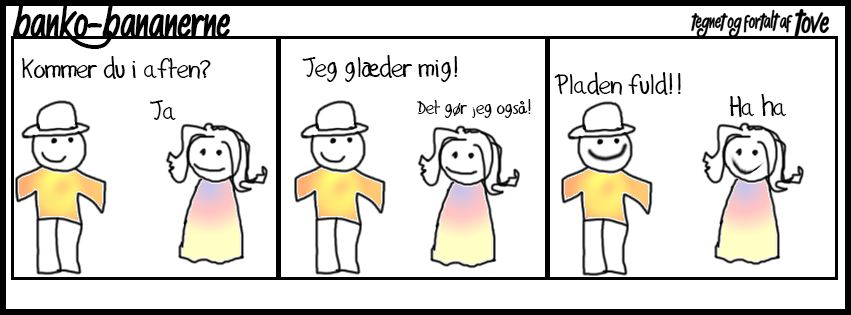
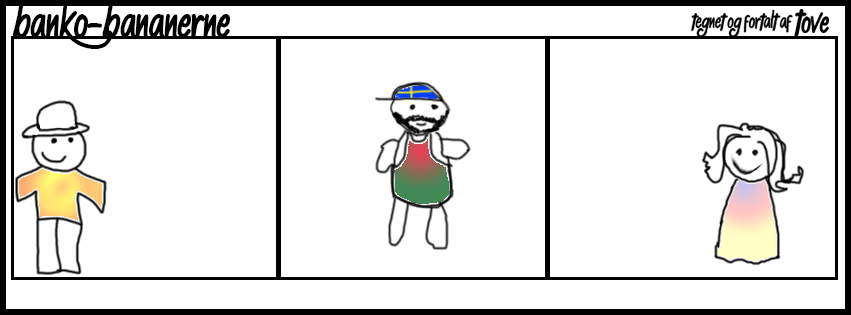
Layer changes from the first 851px x 315px image to the second:
removed layer "Layer 3" over [293, 99, 387, 276]
removed layer "Layer 6" over [560, 101, 653, 277]
renamed "Layer 4" to "Ahmed", moved it above "Leif", painted on it over [373, 66, 520, 269]
removed layer "Lise" over [165, 121, 268, 266]
removed layer "Ja" over [150, 100, 176, 120]
removed layer "Kommer du i aften?" over [22, 56, 211, 79]
removed layer "Ha ha" over [729, 94, 787, 117]
removed layer "Pladen fuld!!" over [554, 72, 681, 95]
removed layer "Det gør jeg også!" over [416, 99, 531, 118]
removed layer "Jeg glæder mig!" over [302, 55, 458, 82]
renamed "Layer 1" to "Baggrund", painted on it over [22, 55, 787, 277]
removed layer "Background" over [22, 55, 787, 277]
